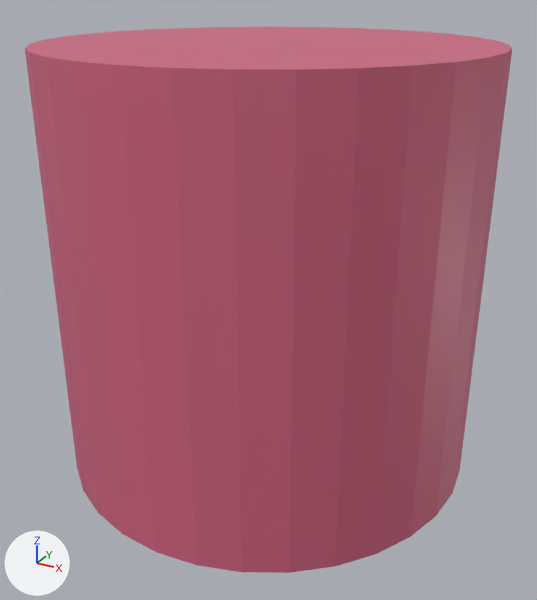
Two versions of the Blender file Assets/Models/Laser.blend, one commit apart.
One viewpoint serves both versions: a camera (50 mm lens) standing at (1.62, -2.95, 1.27) and looking at (0.04, -0.07, -0.17). Every picture has the same lights, and +X, +Y and +Z are marked at lower left.
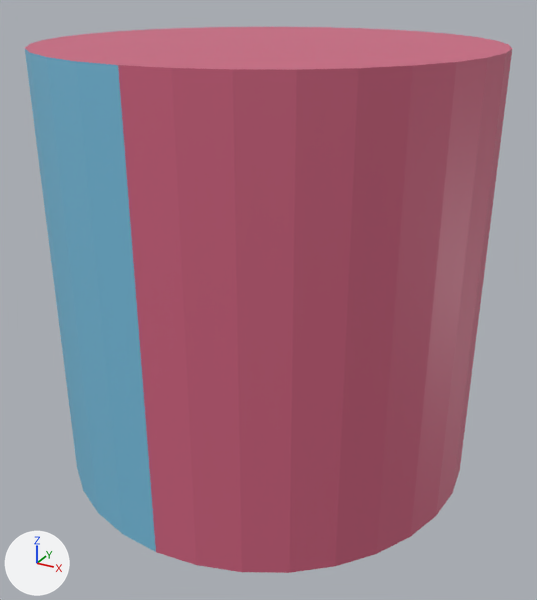
Where the change shows, as pixel boxes [x1, y1, x2, y2] in the pictures (537 x 600 px):
part 1 of me_cylinder, recoloured (pink to blue): [25, 49, 156, 552] in both

What the commit changed:
Material 'Material2' (mat_material2) is new.
Its base color is (0.188, 0.527, 0.745) (blue #78c0e0).
me_cylinder has 64 vertices, 34 faces and spans x -1.0..1.0, y -1.0..1.0, z -1.0..1.0.
me_cylinder is used by ob_cylinder; location (0.0, 0.0, 0.0).
me_cylinder part 1: all 16 faces centred in x -0.99..-0.1, y -0.99..0.99, z 0.0 switch from mat_material_001 (pink #d36582) to mat_material2 (blue #78c0e0).
